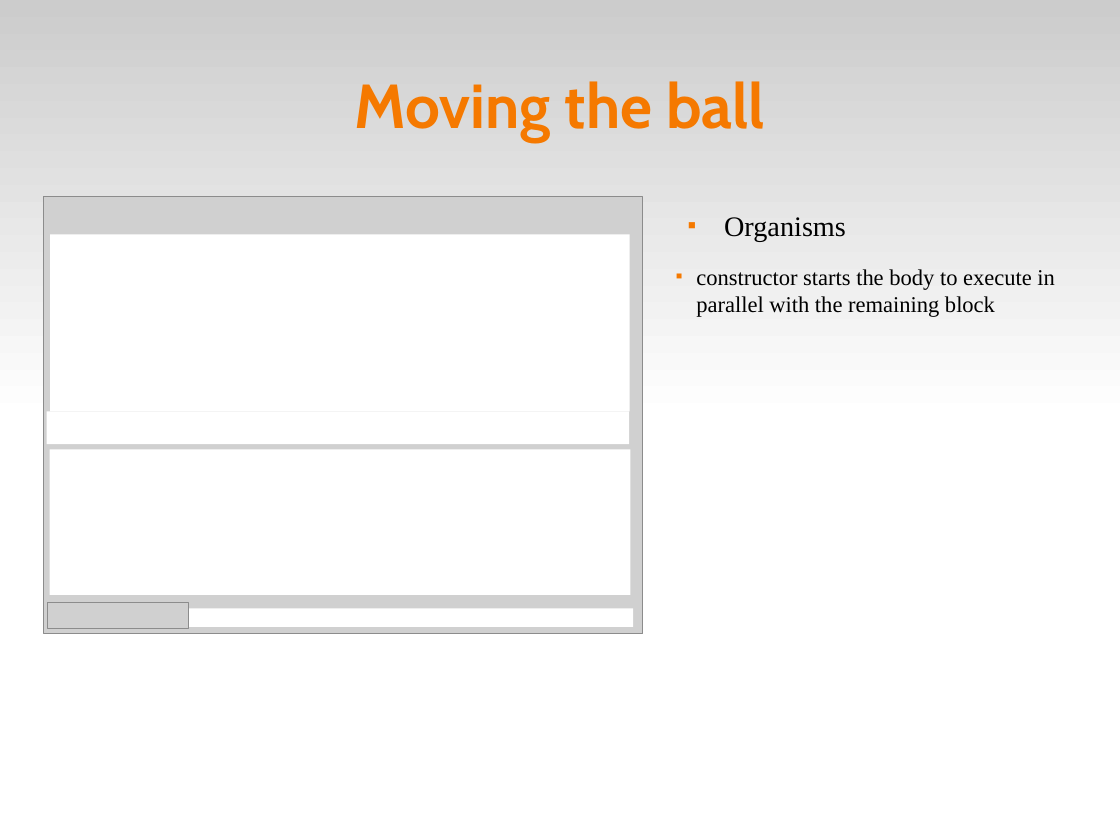
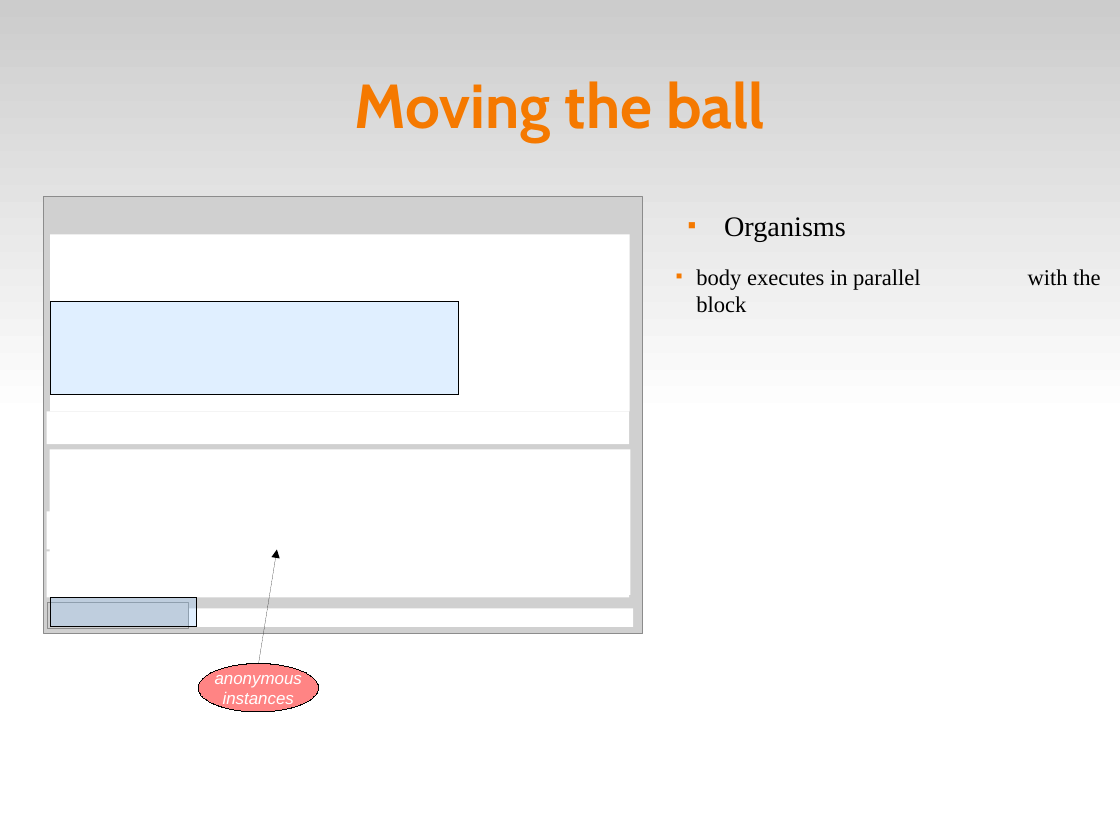
Before and after one commit to fsantanna-no/ceu-docs, a slide deck: slide 5 of ceu_curryon.odp (slide 6 before the commit). Drawn at 1120x840 pixels with LibreOffice and Linux fonts; fonts in the diff are those of the drawing; grey boxes stand for pictures. Boxes give left, top, right and bottom in pixels: in the first picture for what was removed or moved away, otherwise in the second. Text is boxed around its words. In the diff, an @@ line names an element or a change of style, - is before the commit and + after.

```diff
--- a/ceu_curryon.odp
+++ b/ceu_curryon.odp
@@ text at bbox=[696, 269, 1100, 290]: text changed @@
-  ■ constructor starts the body to execute in parallel with the remaining block
+  ■ body executes in parallel with the block
@@ rectangle added at bbox=[50, 302, 458, 395], fill #99CCFF at 30% opacity, outline #000000 0 pt @@
@@ rectangle added at bbox=[47, 511, 630, 550], fill #FFFFFF @@
@@ rectangle added at bbox=[47, 552, 630, 598], fill #FFFFFF @@
@@ arrow added from (258, 664) to (277, 550), #000000 0 pt @@
@@ rectangle added at bbox=[50, 598, 197, 627], fill #99CCFF at 30% opacity, outline #000000 0 pt @@
@@ ellipse added at bbox=[198, 664, 319, 712], fill #FF3333 at 60% opacity, outline #000000 0 pt, 12 pt, text #FFFFFF, italic @@
+anonymous
+instances
```
Also in this commit, not shown: 6 other slides changed, 1 other file.
